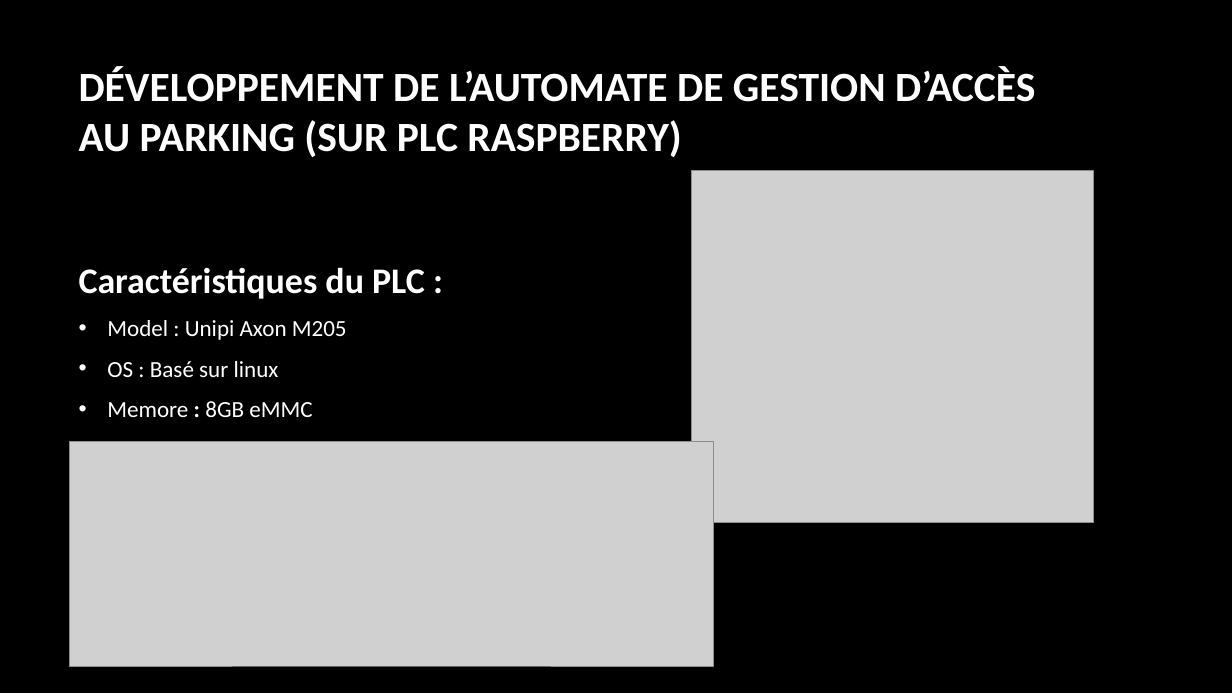
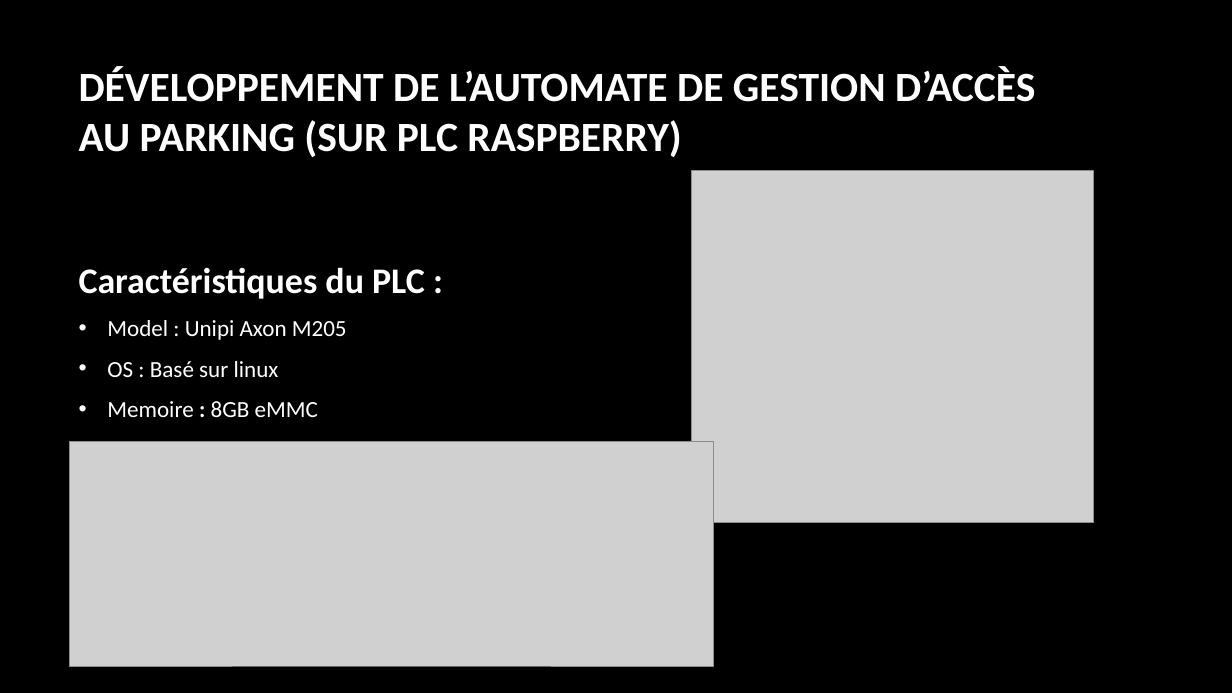
Before and after one commit to camillelahaut/SFL1-Parking-, a slide deck: slide 9 of Commun/Membres/Willy/Présentation revu de projet 1.pptx. Drawn at 1232x693 pixels with LibreOffice and Linux fonts; fonts in the diff are those of the drawing; grey boxes stand for pictures; background and template pictures are left out. Boxes give left, top, right and bottom in pixels: in the first picture for what was removed or moved away, otherwise in the second. Text is boxed around its words. In the diff, an @@ line names an element or a change of style, - is before the commit and + after.

```diff
--- a/Commun/Membres/Willy/Présentation revu de projet 1.pptx
+++ b/Commun/Membres/Willy/Présentation revu de projet 1.pptx
@@ text at <box>107,401,318,417</box>: text changed @@
-• Memore : 8GB eMMC
+• Memoire : 8GB eMMC
```
Also in this commit, not shown: 1 other slide changed, 3 slides added, 1 other file.
